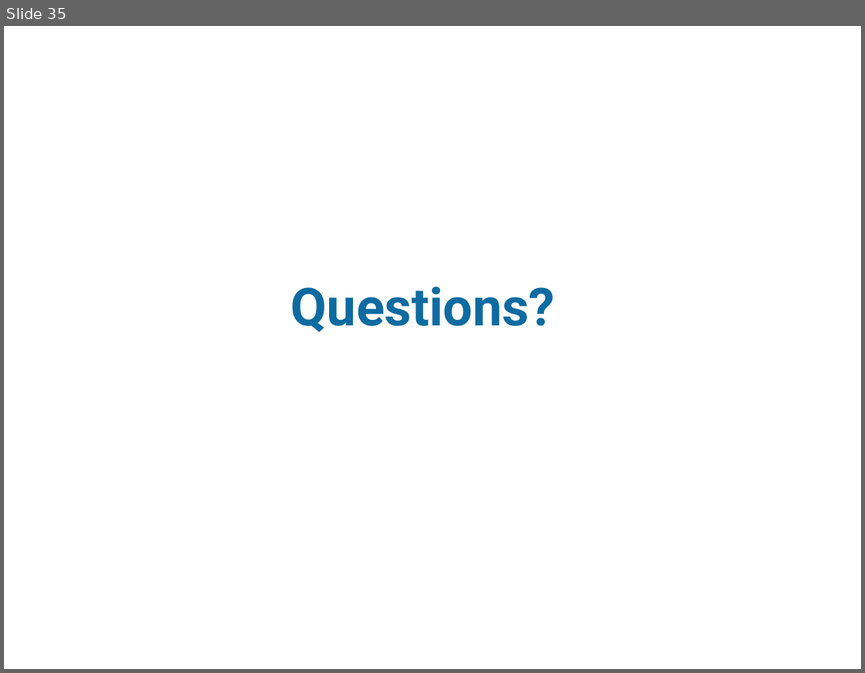
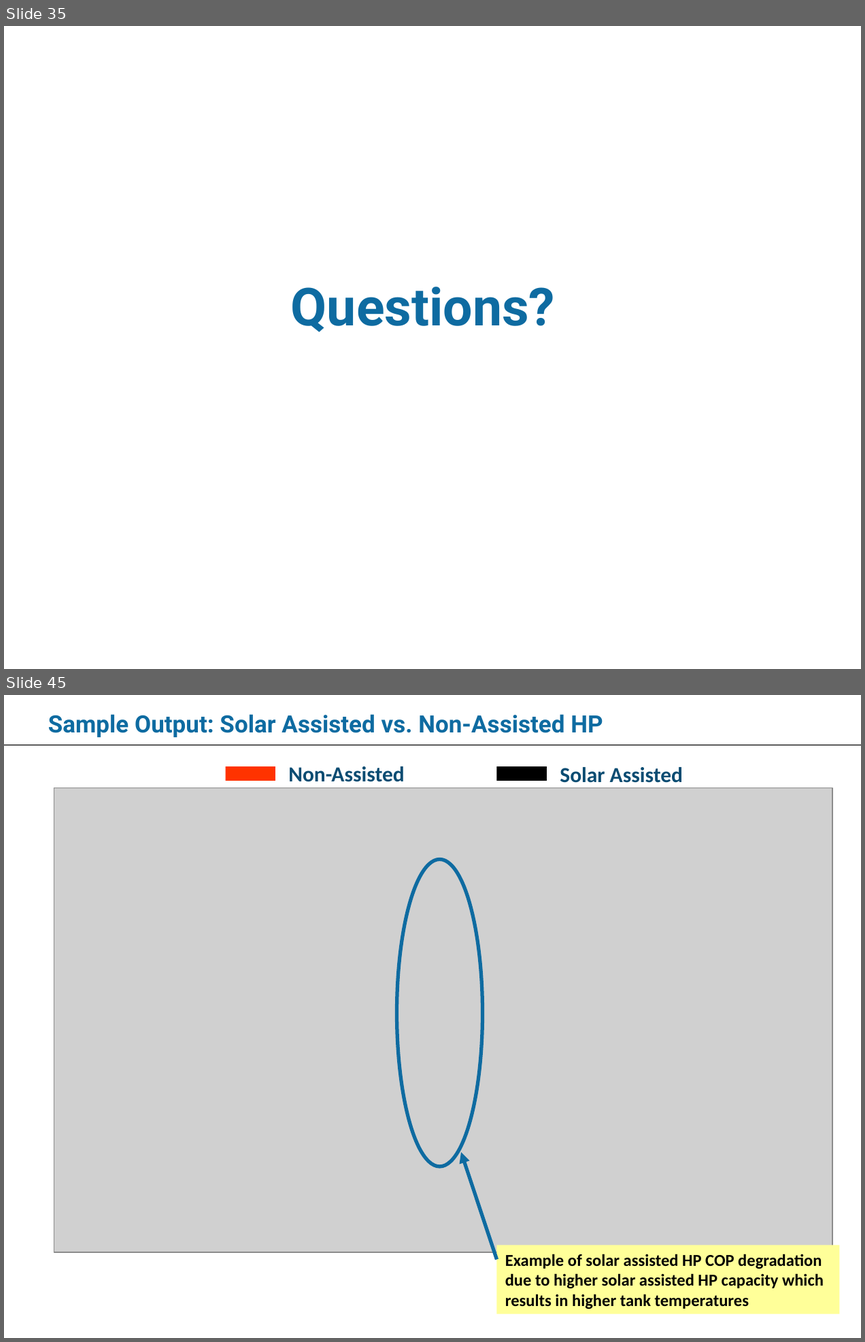
Before and after one commit to danegeorge/CHREM, a slide deck: BIPV-T/2010-03_BIPV-T_SBRN_NRCan_Model_BL.ppt. Shown one above the other, each under a label of ours: slide 35 before the commit, slides 35 and 45 after it; the slides between them are not shown. The pictures are 865x673 and 865x1342 pixels, drawn with LibreOffice and Linux fonts; fonts in the diff are those of the drawing; grey boxes stand for pictures; background and template pictures are left out. Boxes give left, top, right and bottom in pixels: in the first picture for what was removed or moved away, otherwise in the second. Text is boxed around its words. In the diff, an @@ line names an element or a change of style, - is before the commit and + after.

```diff
--- a/BIPV-T/2010-03_BIPV-T_SBRN_NRCan_Model_BL.ppt
+++ b/BIPV-T/2010-03_BIPV-T_SBRN_NRCan_Model_BL.ppt
@@ slide 45 added at (x1=4, y1=695, x2=861, y2=1338), background #FFFFFF @@
@@ title added at (x1=48, y1=714, x2=602, y2=737), 20 pt, text #0E6BA1, bold @@
+Sample Output: Solar Assisted vs. Non-Assisted HP
@@ line added from (4, 745) to (861, 745), #000000 0.74 pt @@
@@ rectangle added at (x1=225, y1=766, x2=275, y2=781), fill #FF3300 @@
@@ text added at (x1=288, y1=766, x2=404, y2=782), 18 pt, text #0B4C72, bold @@
+Non-Assisted
@@ rectangle added at (x1=496, y1=766, x2=547, y2=781), fill #000000 @@
@@ text added at (x1=560, y1=767, x2=683, y2=783), 18 pt, text #0B4C72, bold @@
+Solar Assisted
@@ picture added at (x1=54, y1=787, x2=832, y2=1252) @@
@@ ellipse added at (x1=396, y1=860, x2=482, y2=1166), outline #0E6BA1 3 pt @@
@@ arrow added from (496, 1259) to (461, 1152), #0E6BA1 3 pt @@
@@ rectangle added at (x1=496, y1=1245, x2=839, y2=1314), fill #FFFF99, 14 pt, text #000000, bold @@
+Example of solar assisted HP COP degradation due to higher solar assisted HP capacity which results in higher tank temperatures
```
Also in this commit, not shown: 9 other slides added.
